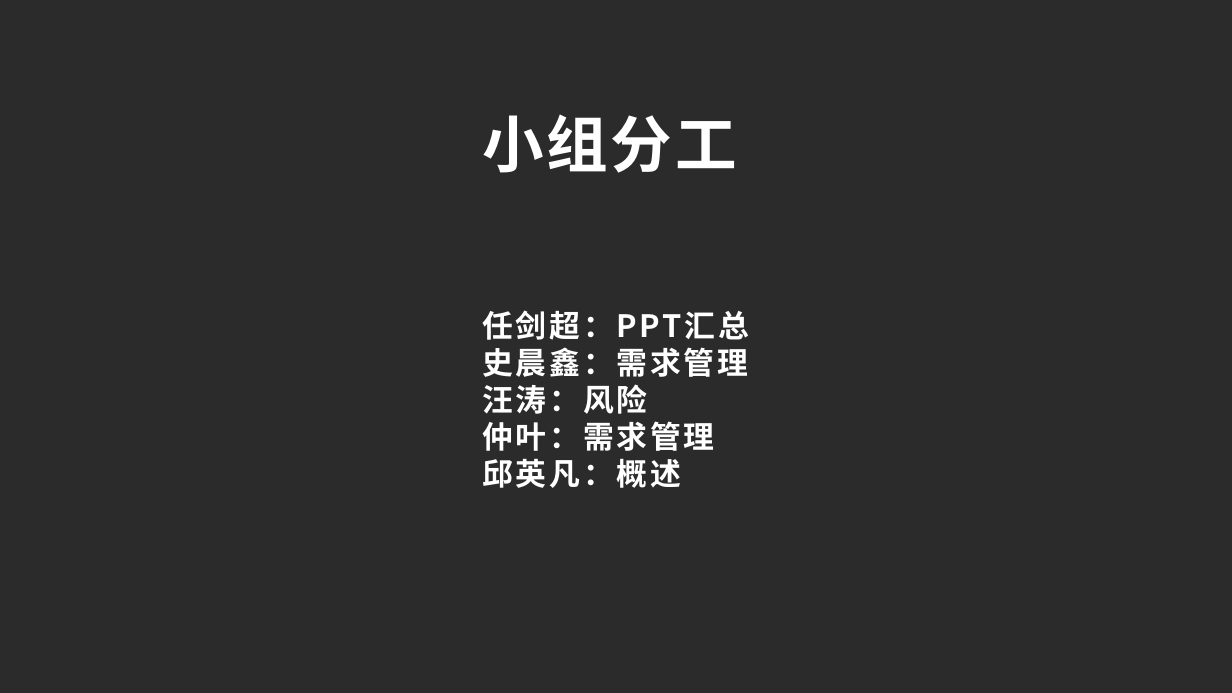
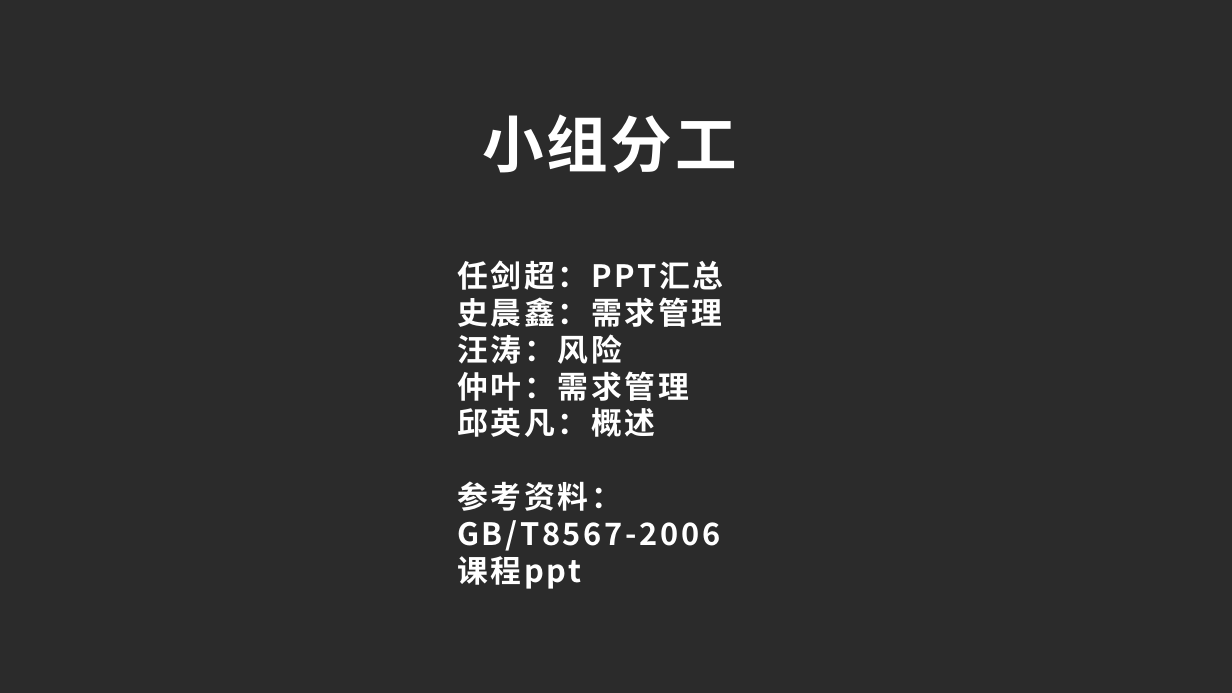
Before and after one commit to PRD2017G23/PRD2017G23, a slide deck: slide 33 of 需求工程项目计划ppt.pptx (slide 32 before the commit). Drawn at 1232x693 pixels with LibreOffice and Linux fonts; fonts in the diff are those of the drawing; background and template pictures are left out; a plain dark background stands for a picture behind light text. Boxes give left, top, right and bottom in pixels: in the first picture for what was removed or moved away, otherwise in the second. Text is boxed around its words. In the diff, an @@ line names an element or a change of style, - is before the commit and + after.

```diff
--- a/需求工程项目计划ppt.pptx
+++ b/需求工程项目计划ppt.pptx
@@ text "任剑超：PPT汇总": place and size @@
-text "任剑超：PPT汇总" at (482, 310, 748, 488)
+text "任剑超：PPT汇总" at (457, 260, 723, 589)
@@ text at (457, 481, 720, 589): paragraphs added @@
+参考资料：
+GB/T8567-2006
+课程ppt
```
Also in this commit, not shown: 1 slide added, 1 other file.
